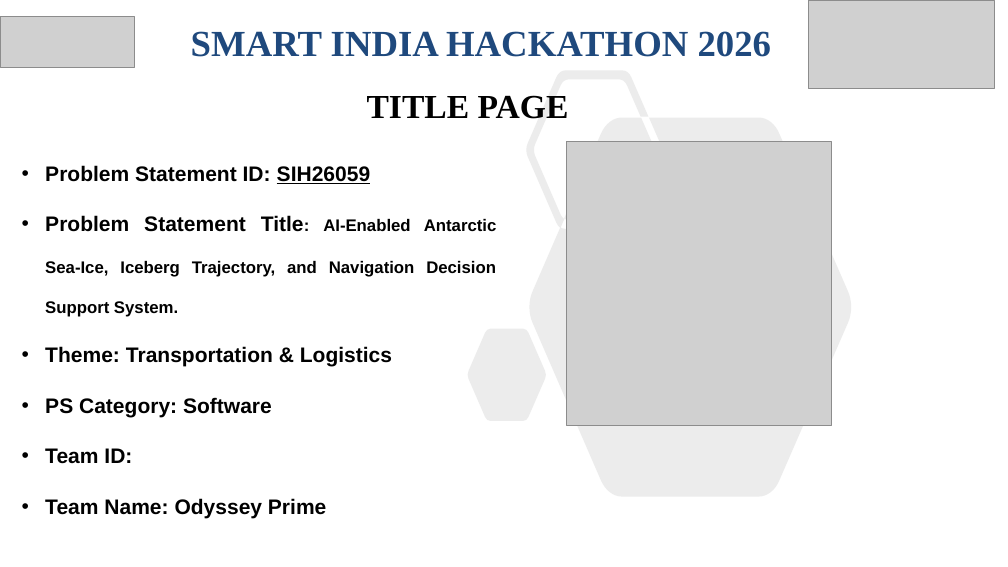
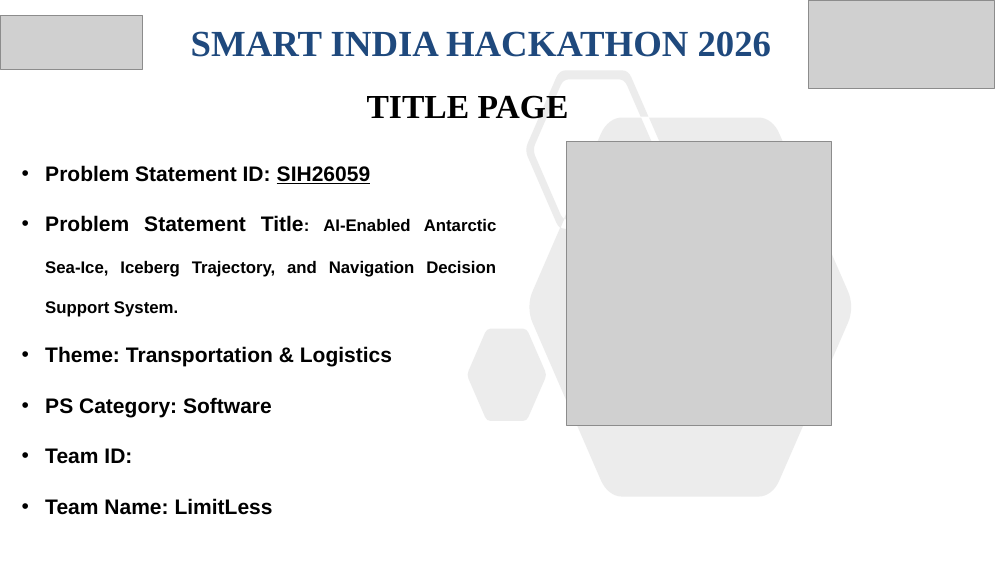
Before and after one commit to Convergence-Society/Antarctic-Traverse, a slide deck: slide 1 of ppt/Antarctic_Traverse.pptx. Drawn at 1008x567 pixels with LibreOffice and Linux fonts; fonts in the diff are those of the drawing; grey boxes stand for pictures. Boxes give left, top, right and bottom in pixels: in the first picture for what was removed or moved away, otherwise in the second. Text is boxed around its words. In the diff, an @@ line names an element or a change of style, - is before the commit and + after.

```diff
--- a/ppt/Antarctic_Traverse.pptx
+++ b/ppt/Antarctic_Traverse.pptx
@@ picture: place and size @@
-picture at box(0, 17, 135, 67)
+picture at box(0, 15, 142, 69)
@@ text at box(45, 498, 273, 515): text changed @@
-• Team Name: Odyssey Prime
+• Team Name: LimitLess
```
Also in this commit, not shown: 5 other slides changed.
